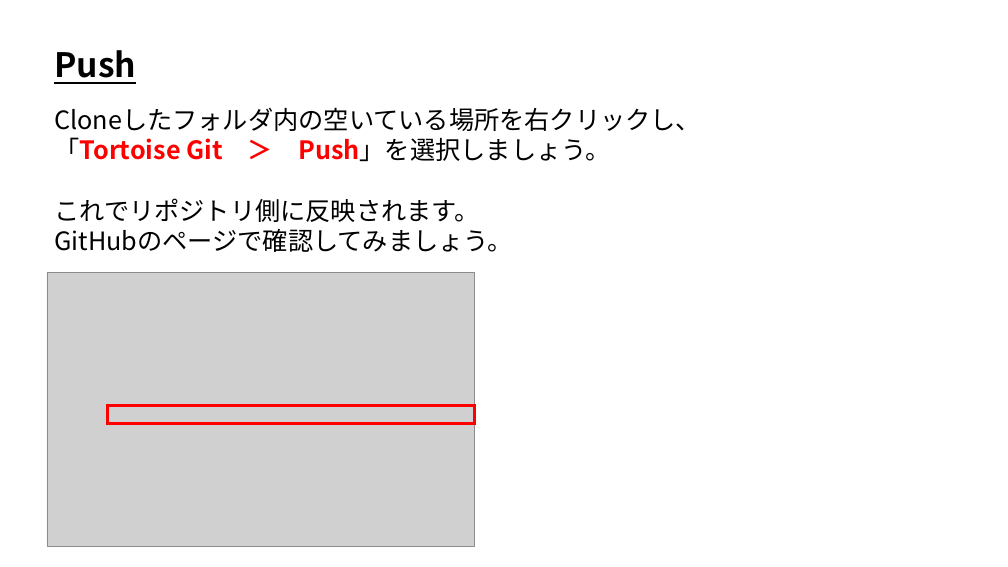
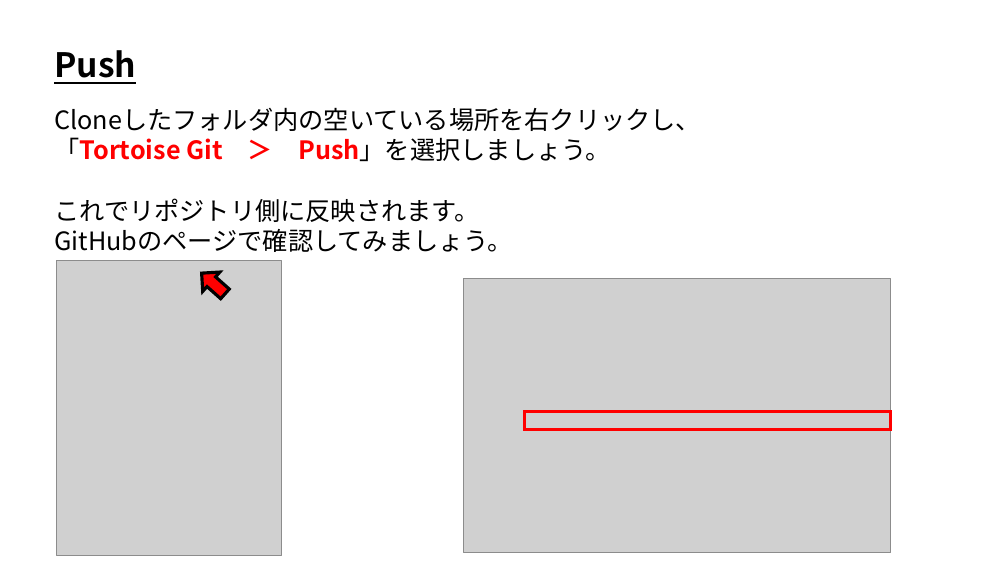
Before and after one commit to ArakiYusuke-Ohara/Textbook, a slide deck: slide 8 of ゲーム科1年/01_後期/ゲーム制作実習Ⅰ/バージョン管理/04_CommitとPush.pptx. Drawn at 1008x567 pixels with LibreOffice and Linux fonts; fonts in the diff are those of the drawing; grey boxes stand for pictures. Boxes give left, top, right and bottom in pixels: in the first picture for what was removed or moved away, otherwise in the second. Text is boxed around its words. In the diff, an @@ line names an element or a change of style, - is before the commit and + after.

```diff
--- a/ゲーム科1年/01_後期/ゲーム制作実習Ⅰ/バージョン管理/04_CommitとPush.pptx
+++ b/ゲーム科1年/01_後期/ゲーム制作実習Ⅰ/バージョン管理/04_CommitとPush.pptx
@@ picture added at <box>57,261,282,556</box> @@
@@ right arrow added at <box>193,264,234,303</box>, fill #FF0000, outline #000000 3 pt @@
@@ picture: place and size @@
-picture at <box>47,272,474,547</box>
+picture at <box>464,279,891,554</box>
@@ rectangle: place and size @@
-rectangle at <box>107,405,474,423</box>
+rectangle at <box>524,412,891,430</box>
```
Also in this commit, not shown: 1 other slide changed, 53 other files.
